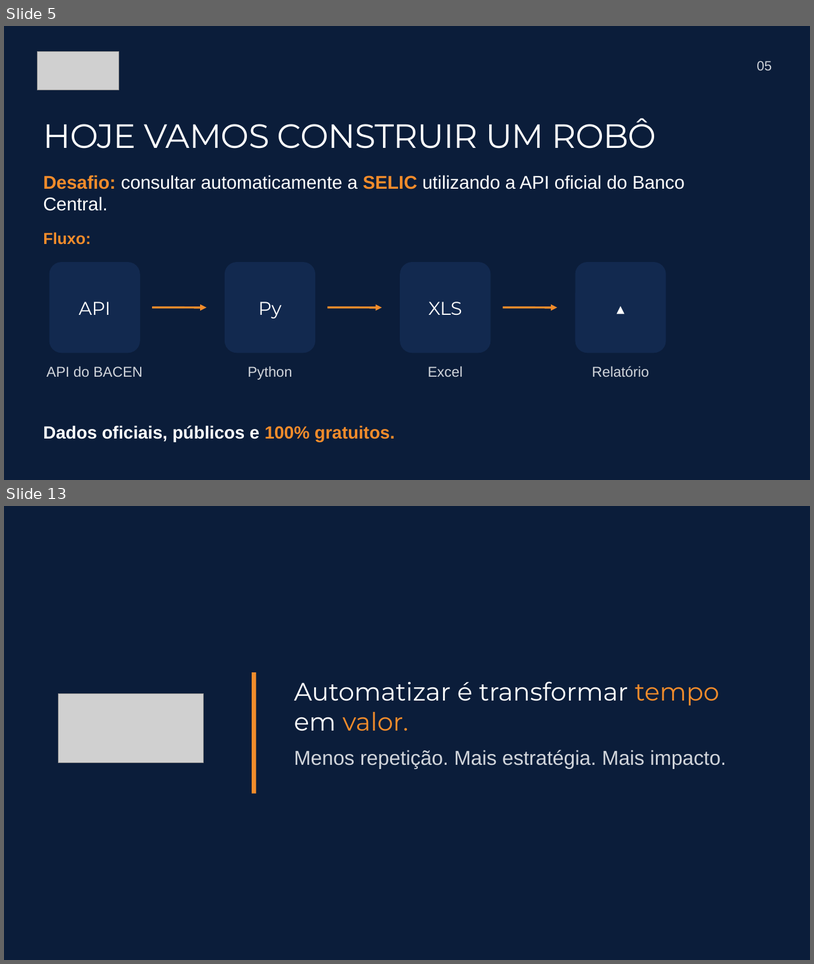
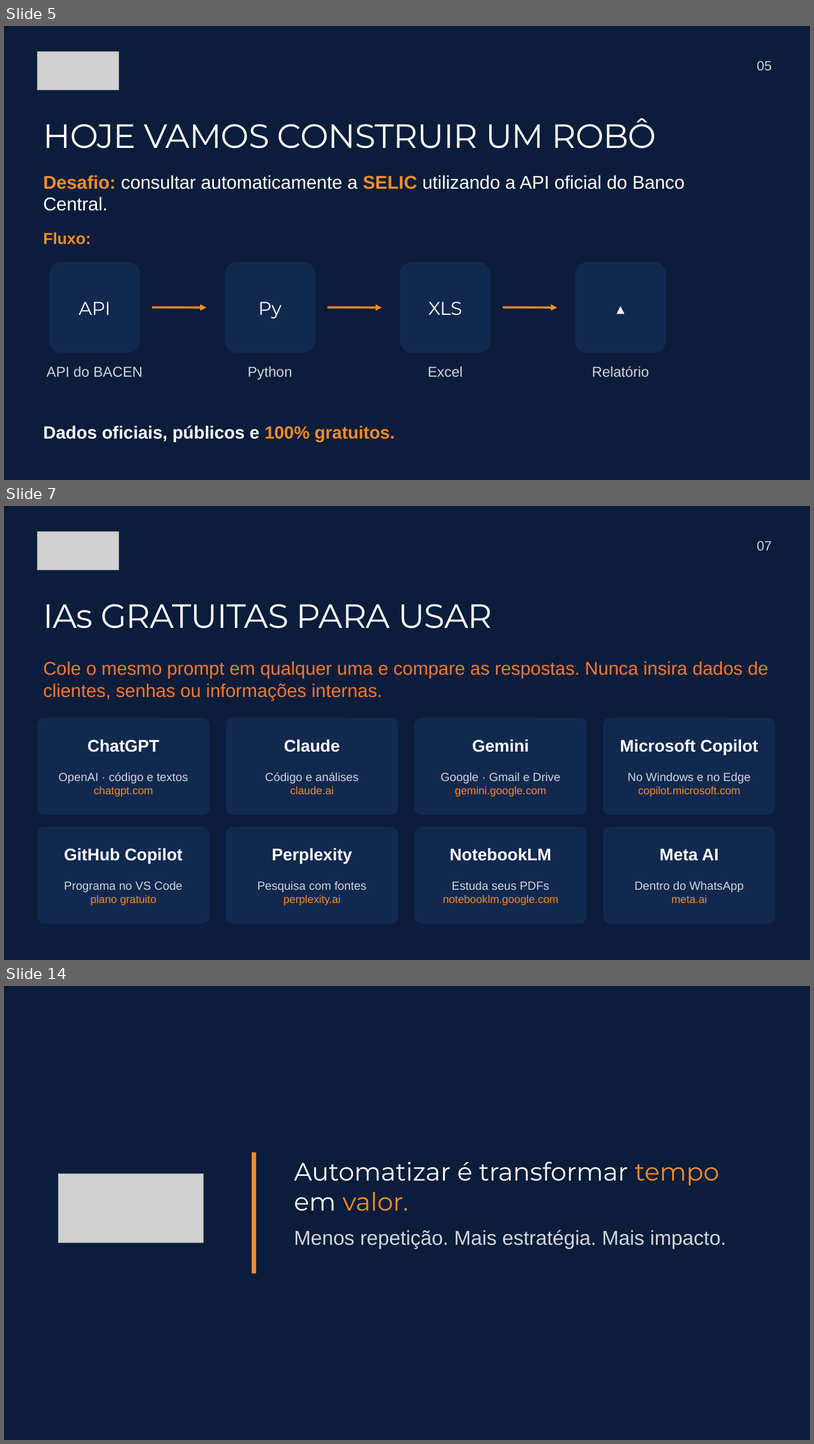
Before and after one commit to thaiza-commits/oficina-de-robos-bma, a slide deck: apresentacao/BMA-Oficina-de-Robos.pptx. Shown one above the other, each under a label of ours: slides 5 and 13 before the commit, slides 5, 7 and 14 after it; the slides between them are not shown. The pictures are 814x964 and 814x1444 pixels, drawn with LibreOffice and Linux fonts; fonts in the diff are those of the drawing; grey boxes stand for pictures. Boxes give left, top, right and bottom in pixels: in the first picture for what was removed or moved away, otherwise in the second. Text is boxed around its words. In the diff, an @@ line names an element or a change of style, - is before the commit and + after.

```diff
--- a/apresentacao/BMA-Oficina-de-Robos.pptx
+++ b/apresentacao/BMA-Oficina-de-Robos.pptx
@@ slide 7 added at (4,506,810,960), background #0B1D3A @@
@@ picture added at (37,531,119,570) @@
@@ text added at (757,541,772,550), 16 pt, text #D1D5DB @@
+07
@@ text added at (43,604,492,628), 40 pt, text #FFFFFF @@
+IAs GRATUITAS PARA USAR
@@ text added at (43,661,768,700), 22 pt, text #F8772E @@
+Cole o mesmo prompt em qualquer uma e compare as respostas. Nunca insira dados de clientes, senhas ou informações internas.
@@ rounded rectangle added at (37,718,210,814), fill #12294F @@
@@ rounded rectangle added at (226,718,398,814), fill #12294F @@
@@ rounded rectangle added at (415,718,587,814), fill #12294F @@
@@ rounded rectangle added at (603,718,776,814), fill #12294F @@
@@ text added at (87,739,159,752), 20 pt, text #FFFFFF, bold @@
+ChatGPT
@@ text added at (284,739,340,752), 20 pt, text #FFFFFF, bold @@
+Claude
@@ text added at (473,739,530,752), 20 pt, text #FFFFFF, bold @@
+Gemini
@@ text added at (620,739,758,754), 20 pt, text #FFFFFF, bold @@
+Microsoft Copilot
@@ text added at (59,772,188,796), 14 pt, text #D1D5DB @@
+OpenAI · código e textos
+chatgpt.com
@@ text added at (265,772,359,794), 14 pt, text #D1D5DB @@
+Código e análises
+claude.ai
@@ text added at (441,772,561,796), 14 pt, text #D1D5DB @@
+Google · Gmail e Drive
+gemini.google.com
@@ text added at (628,772,751,796), 13 pt, text #F28C2B @@
+No Windows e no Edge
+copilot.microsoft.com
@@ rounded rectangle added at (37,826,210,924), fill #12294F @@
@@ rounded rectangle added at (226,826,398,924), fill #12294F @@
@@ rounded rectangle added at (415,826,587,924), fill #12294F @@
@@ rounded rectangle added at (603,826,776,924), fill #12294F @@
@@ text added at (64,847,182,863), 20 pt, text #FFFFFF, bold @@
+GitHub Copilot
@@ text added at (272,847,353,863), 20 pt, text #FFFFFF, bold @@
+Perplexity
@@ text added at (450,847,552,861), 20 pt, text #FFFFFF, bold @@
+NotebookLM
@@ text added at (660,848,719,861), 20 pt, text #FFFFFF, bold @@
+Meta AI
@@ text added at (64,880,183,905), 14 pt, text #D1D5DB @@
+Programa no VS Code
+plano gratuito
@@ text added at (257,881,366,905), 14 pt, text #D1D5DB @@
+Pesquisa com fontes
+perplexity.ai
@@ text added at (443,880,559,905), 13 pt, text #F28C2B @@
+Estuda seus PDFs
+notebooklm.google.com
@@ text added at (635,880,744,903), 14 pt, text #D1D5DB @@
+Dentro do WhatsApp
+meta.ai
@@ what was slide 13 is now slide 14 @@
```
Also in this commit, not shown: 7 slides changed, 26 other files.
